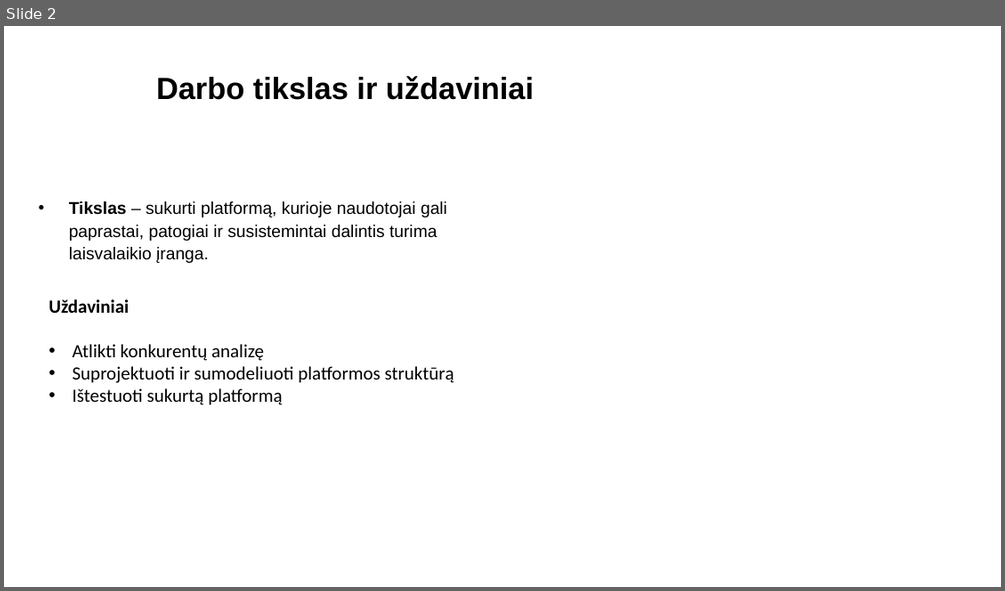
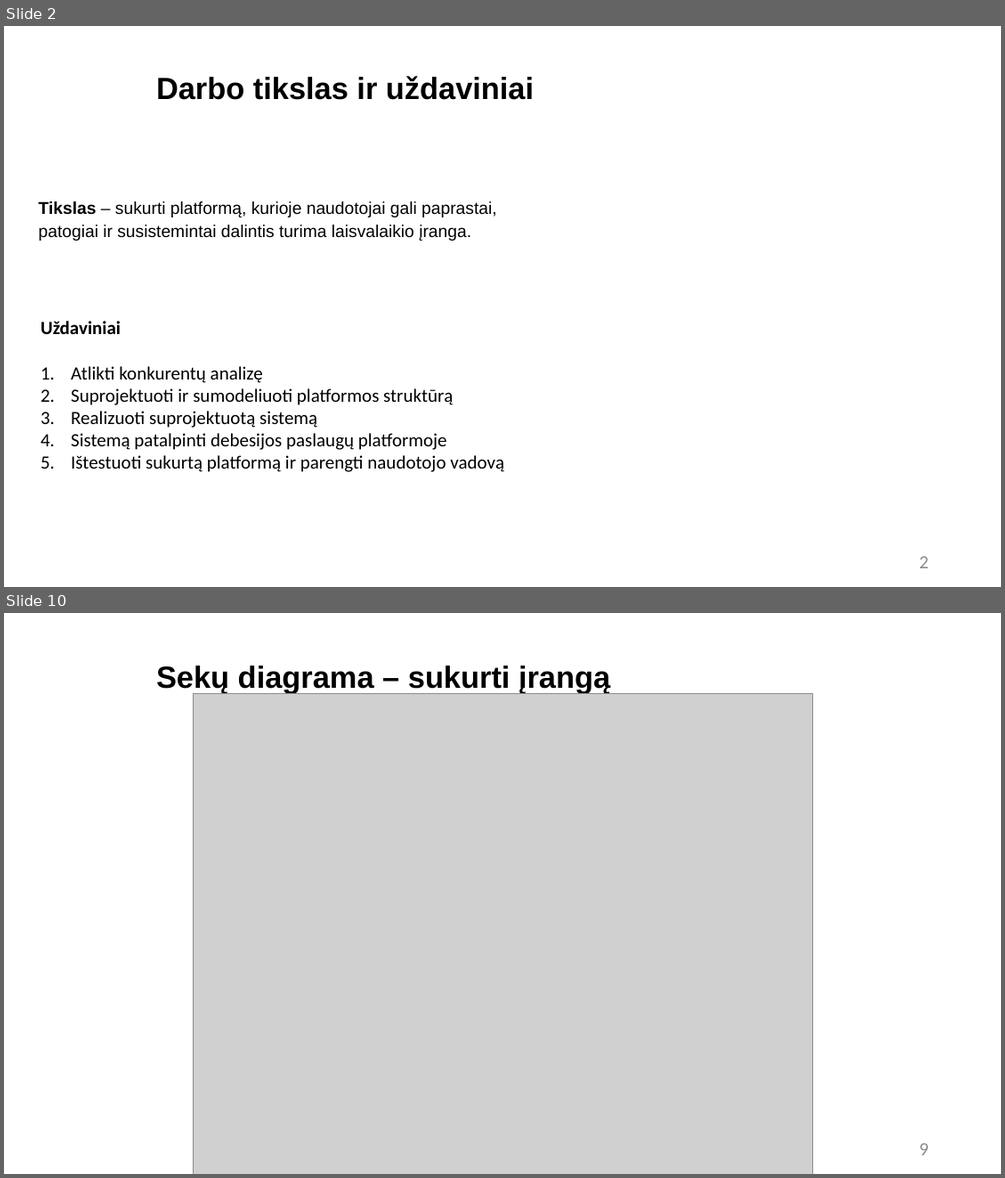
Before and after one commit to RedasNiuklys/Laisvalaikio-preki--dalinimosi-platforma, a slide deck: Office_stuff/Tarpinio Gynimo skaidrės.pptx. Shown one above the other, each under a label of ours: slide 2 before the commit, slides 2 and 10 after it; the slides between them are not shown. The pictures are 1005x591 and 1005x1178 pixels, drawn with LibreOffice and Linux fonts; fonts in the diff are those of the drawing; grey boxes stand for pictures; background and template pictures are left out. Boxes give left, top, right and bottom in pixels: in the first picture for what was removed or moved away, otherwise in the second. Text is boxed around its words. In the diff, an @@ line names an element or a change of style, - is before the commit and + after.

```diff
--- a/Office_stuff/Tarpinio Gynimo skaidrės.pptx
+++ b/Office_stuff/Tarpinio Gynimo skaidrės.pptx
@@ slide 10 added at [4,613,1001,1174], background picture (left out) @@
@@ title added at [156,666,610,693], 59 pt, text #000000, bold @@
+Sekų diagrama – sukurti įrangą
@@ picture added at [193,694,812,1174] @@
@@ text added at [919,1143,929,1155], 36 pt, text #8C8C8C @@
+9
@@ slide 2 changed as well @@
@@ text "Tikslas – sukurti platformą, kurioje ..." at [39,201,496,240]: bullet • to none @@
@@ text "Uždaviniai": place and size @@
-text "Uždaviniai" at [48,299,454,405]
+text "Uždaviniai" at [40,321,504,472]
@@ text at [71,366,453,405]: bullet • to 1. @@
@@ text at [71,410,504,472]: text changed @@
-• Ištestuoti sukurtą platformą
+3. Realizuoti suprojektuotą sistemą
+4. Sistemą patalpinti debesijos paslaugų platformoje
+5. Ištestuoti sukurtą platformą ir parengti naudotojo vadovą
@@ page number added at [919,556,929,568], 36 pt, text #8C8C8C @@
+2
```
Also in this commit, not shown: 4 other slides changed, 10 other slides added, 6 slides removed, 13 other files.
